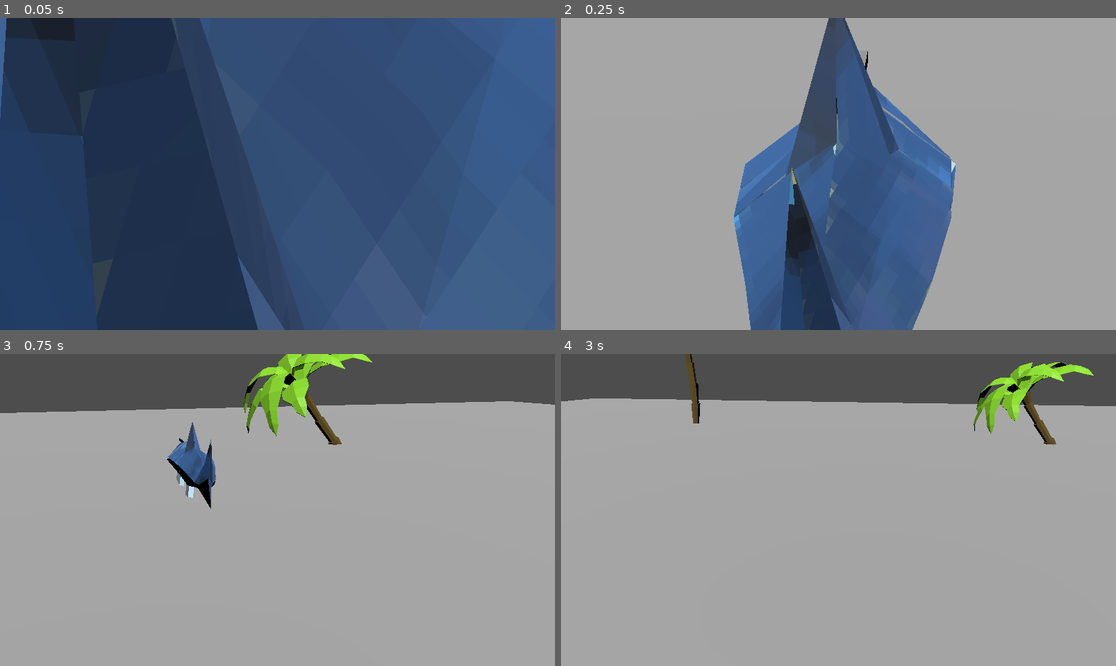
Above: before the commit, frames 1-4 (two rows, left to right).
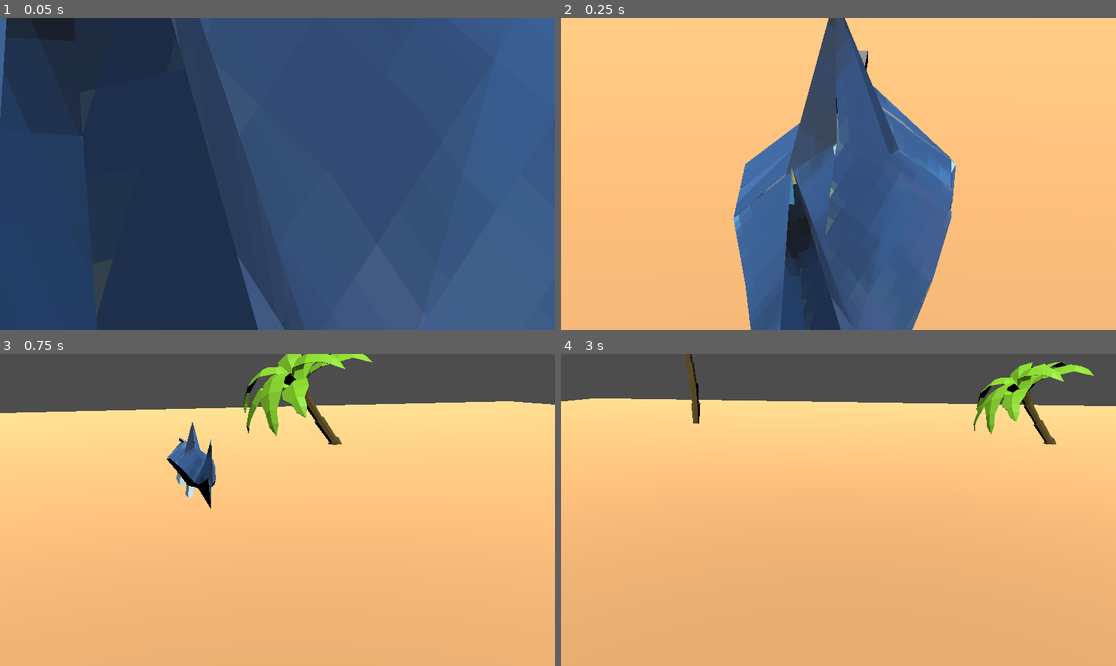
Above: after the commit, the same moments.

Repository: wallysaurus/shark-gaem
Game: Godot game, scene res://camera_3d.tscn
Two runs of this game, one before a commit and one after it. Both use one fixed random seed, a clock stepped at 60 frames per second and the inputs below.
Inputs (mouse positions are in pixels of both pictures, inside the frame that each line leads up to):
- Up to frame 1 (0.05 s): no input
- Up to frame 2 (0.25 s): no input
- Up to frame 3 (0.75 s): tap Enter (ui_accept) at 0.5 s; move the mouse to (305, 510) at 0.52 s; hold Up (ui_up) from 0.53 s (still down); hold F from 0.53 s (still down); click (305, 510) at 0.67 s
- Up to frame 4 (3 s): keep holding Up (ui_up); tap Enter (ui_accept) at 0.77, 1.52, 2, 2.75 s; move the mouse to (810, 510) at 1.27 s; release F at 1.28 s; tap Space at 1.35, 2.85 s; move the mouse to (849, 503) at 2.02 s; hold F 2.03-2.78 s; move the mouse to (832, 516) at 2.77 s; click (832, 516) at 2.92 s

Frame 1 is identical in both runs. In frame 2, 74% of the frame differs, in the area x 0-100%, y 0-100%; in frame 3, 81%; in frame 4, 84%, in the area x 0-100%, y 14-100%.

Commit message:
shoo bop

Diff:
--- a/GodotProject/camera_3d.tscn
+++ b/GodotProject/camera_3d.tscn
@@ -14,6 +14,9 @@
 
 [sub_resource type="BoxMesh" id="BoxMesh_1n8ih"]
 size = Vector3(50, 1, 50)
+
+[sub_resource type="StandardMaterial3D" id="StandardMaterial3D_cl4wy"]
+albedo_color = Color(0.8, 0.592157, 0.368627, 1)
 
 [sub_resource type="PhysicsMaterial" id="PhysicsMaterial_olfwf"]
 
@@ -33,7 +36,7 @@
 [node name="Camera3D" type="Camera3D" parent="."]
 transform = Transform3D(0.998464, -0.0152516, 0.0532624, 0, 0.961359, 0.275284, -0.0554033, -0.274861, 0.959882, 0.187368, 1.26617, 3.11995)
 keep_aspect = 0
-fov = 73.9733
+fov = 74.1696
 
 [node name="PhantomCameraHost" type="Node" parent="Camera3D"]
 script = ExtResource("4_yldkg")
@@ -68,6 +71,7 @@
 [node name="MeshInstance3D" type="MeshInstance3D" parent="StaticBody3D"]
 transform = Transform3D(1, 0, 0, 0, 1, 0, 0, 0, 1, 0, -0.451168, 0)
 mesh = SubResource("BoxMesh_1n8ih")
+surface_material_override/0 = SubResource("StandardMaterial3D_cl4wy")
 
 [node name="DirectionalLight3D" type="DirectionalLight3D" parent="."]
 transform = Transform3D(1, 0, 0, 0, 0.64679, 0.762668, 0, -0.762668, 0.64679, 0, 18.6223, 14.1799)
@@ -100,6 +104,7 @@
 transform = Transform3D(0.033436, 0, 0, 0, -4.05037e-09, -0.033436, 0, 0.0926617, -1.46153e-09, 0.0102243, -1.60711, -1.03639)
 mesh = SubResource("CylinderMesh_rhxqh")
 surface_material_override/0 = SubResource("StandardMaterial3D_s0jr5")
+
 [node name="Palm Tree" parent="." instance=ExtResource("7_emeix")]
 transform = Transform3D(1, 0, 0, 0, 1, 0, 0, 0, 1, -7.17242, -0.375374, -9.99713)
 
Not shown: 1 places in GodotProject/camera_3d.tscn that only renumber resources
